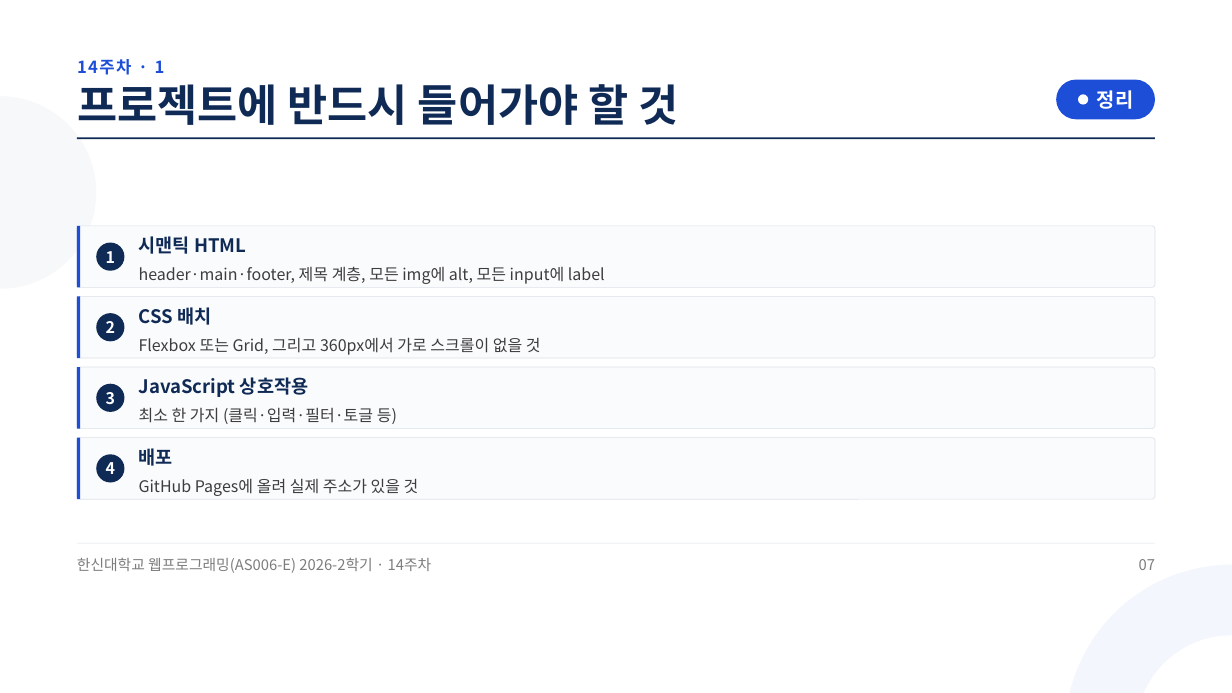
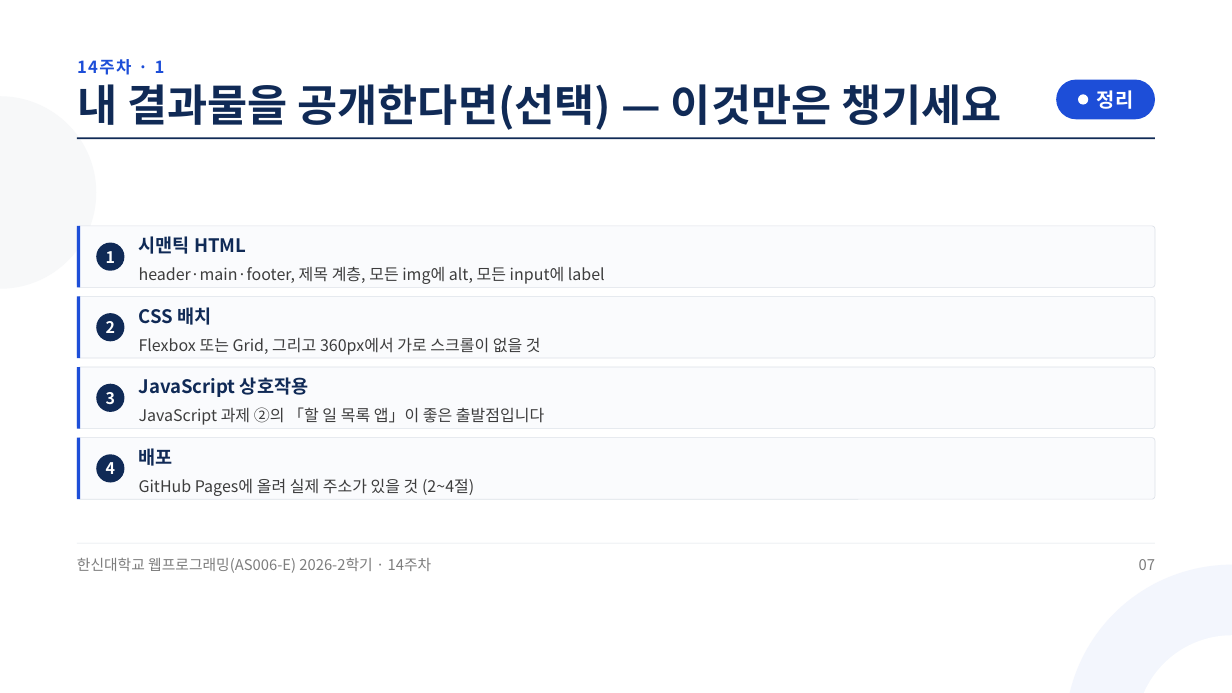
Before and after one commit to jungaistar/materials, a slide deck: slide 7 of hs-web/W14_종합_정리_및_과제_평가.pptx. Drawn at 1232x693 pixels with LibreOffice and Linux fonts; fonts in the diff are those of the drawing. Boxes give left, top, right and bottom in pixels: in the first picture for what was removed or moved away, otherwise in the second. Text is boxed around its words. In the diff, an @@ line names an element or a change of style, - is before the commit and + after.

Commit message:
hs-web 슬라이드 다시 굽기: W14_종합_정리_및_과제_평가.pptx (14주차 JS 과제 마무리 · 15주차 온라인 기말)

```diff
--- a/hs-web/W14_종합_정리_및_과제_평가.pptx
+++ b/hs-web/W14_종합_정리_및_과제_평가.pptx
@@ text at <box>77,84,1002,130</box>: text changed @@
-프로젝트에 반드시 들어가야 할 것
+내 결과물을 공개한다면(선택) — 이것만은 챙기세요
@@ text at <box>139,407,544,425</box>: text changed @@
-최소 한 가지 (클릭·입력·필터·토글 등)
+JavaScript 과제 ②의 「할 일 목록 앱」이 좋은 출발점입니다
@@ text at <box>139,478,474,496</box>: text changed @@
-GitHub Pages에 올려 실제 주소가 있을 것
+GitHub Pages에 올려 실제 주소가 있을 것 (2~4절)
```
Also in this commit, not shown: 42 other slides changed, 4 slides added, 2 slides removed.
